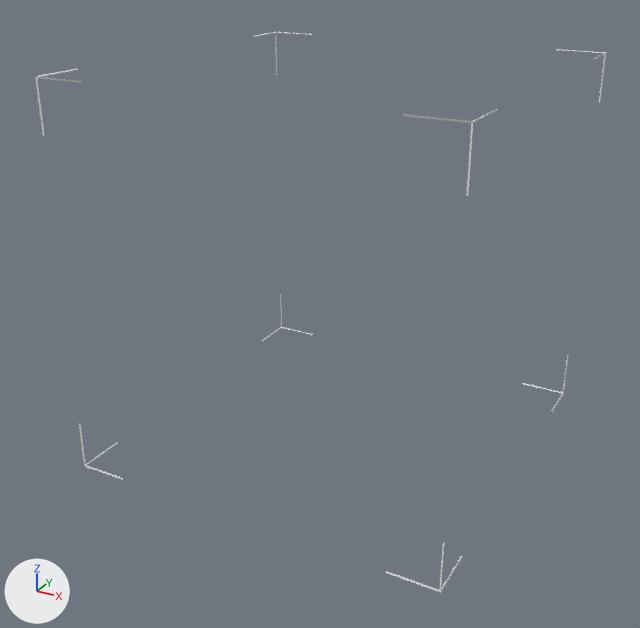
One commit to the Blender file Assets/Models/connector_t.blend: the scene before it, then after it.
Before and after are seen from a camera (50 mm lens) standing at (0.866, -1.684, 0.698) and looking at (-0.023, -0.067, -0.11). Lighting does not change. The marker at lower left points along +X, +Y and +Z. The same objects are shown in both versions, whatever each file hides.
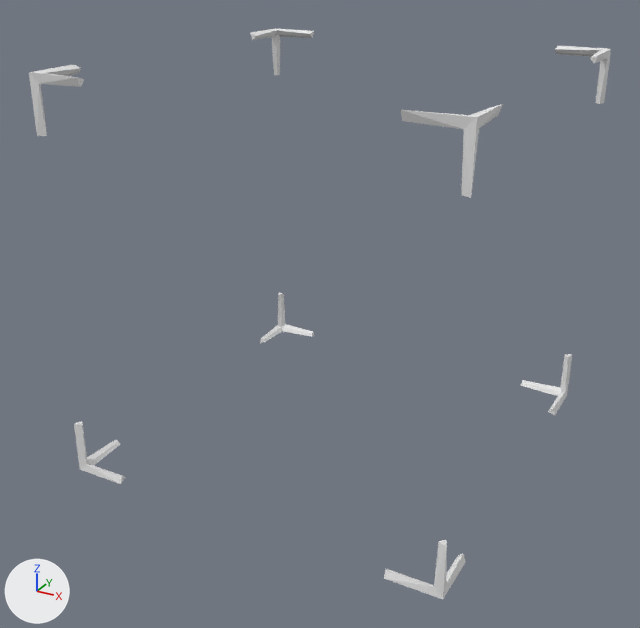
Where the change shows, as pixel boxes (x1, y1, x2, y2) in the pictures (640 x 628 px):
'Cube.006', moved, modifiers changed
    before: (35, 32, 607, 592)
    after: (29, 28, 611, 599)

What changed in the scene script:
```text
Change me_cube_018:
    where me_cube_018.from_pydata(...)  # 136 vertices, 96 faces; spans x -3.81..0.09, y -3.81..0.09, z -0.09..3.81
    used by ob_cube_006; location = (0.415, 0.415, -0.415); scale = (0.223, 0.223, 0.223)
    me_cube_018 part 1: the whole mesh is moved by (1.86, 1.86, 0.38)
Change ob_cube_006:
    ob_cube_006.location: (0.415, 0.415, -0.415) -> (0.0, 0.0, -0.5)
    add _m = ob_cube_006.modifiers.new('Solidify', 'SOLIDIFY')
    add _m.thickness = -0.02
    add _m.thickness_clamp = 0.121
    add _m.use_even_offset = True
    add _m.nonmanifold_merge_threshold = 0.0003
```
